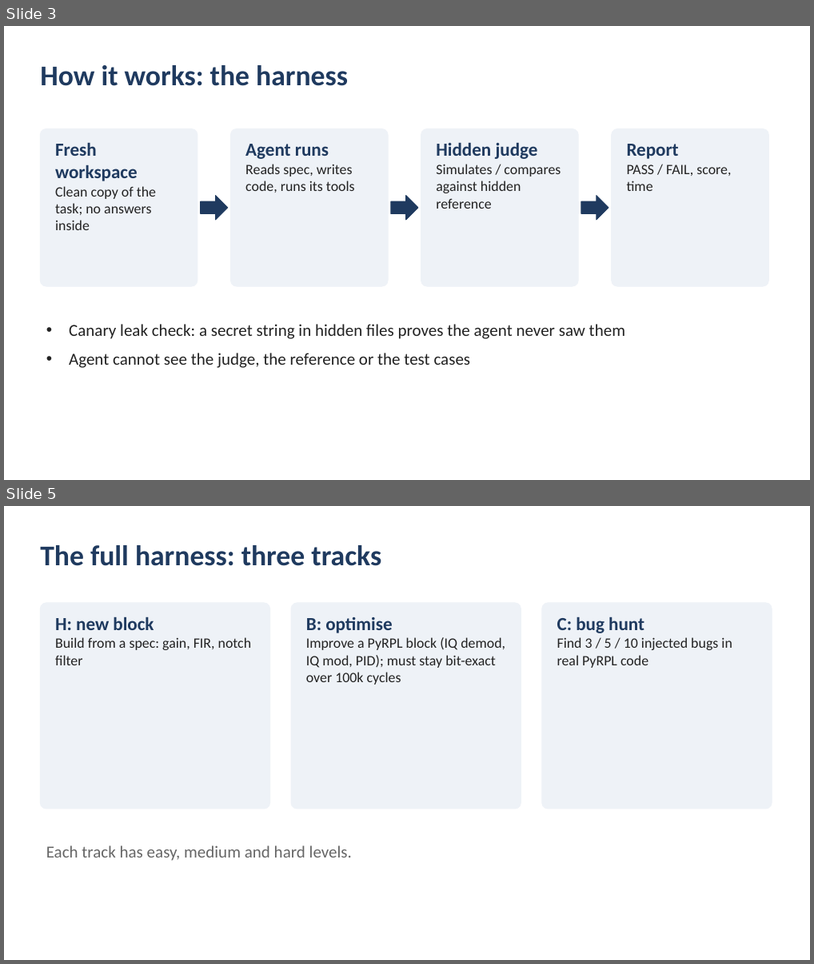
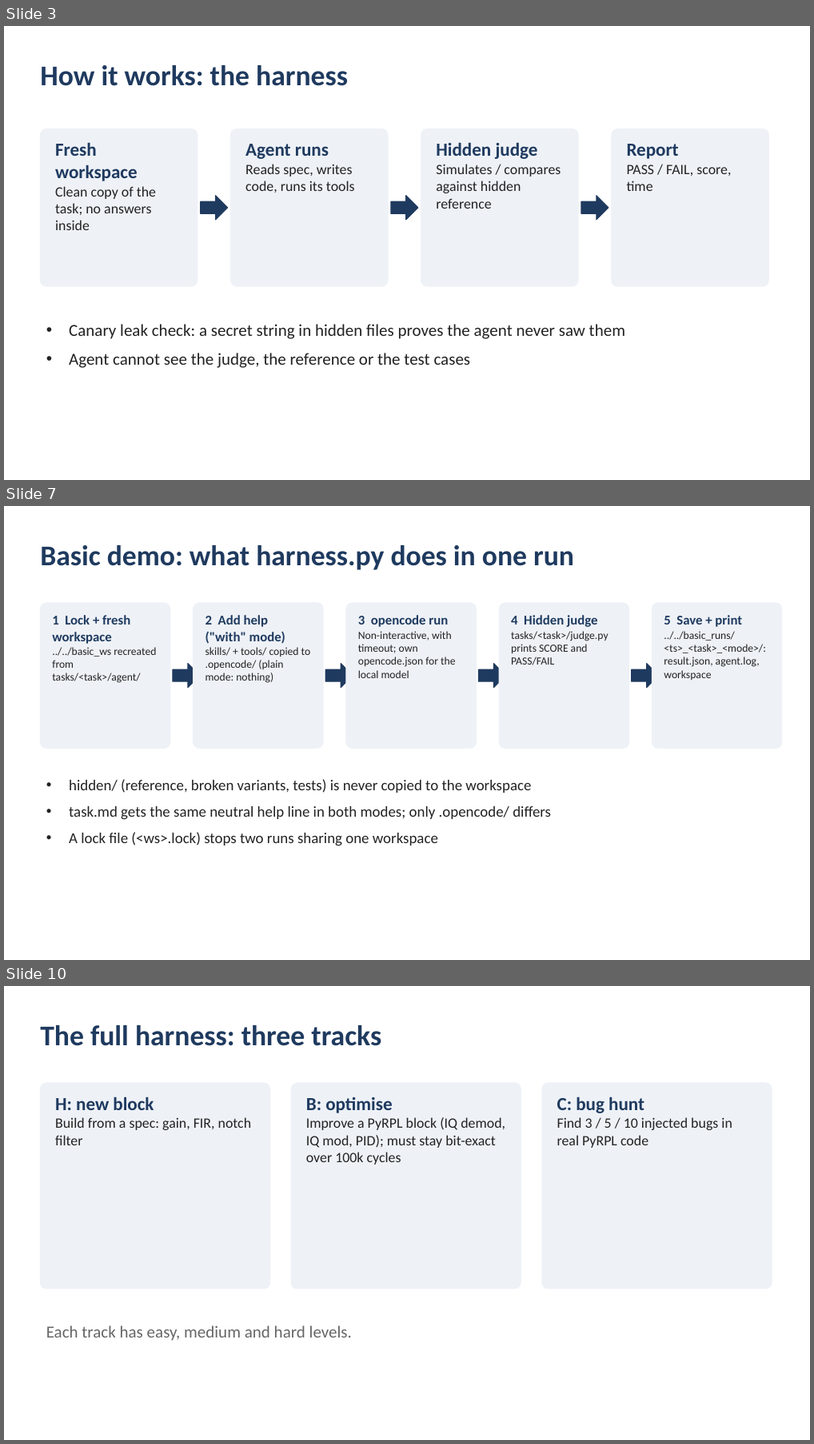
Before and after one commit to SiddharthaKR/testlocal, a slide deck: docs/AI_FPGA_demo_summary.pptx. Shown one above the other, each under a label of ours: slides 3 and 5 before the commit, slides 3, 7 and 10 after it; the slides between them are not shown. The pictures are 814x964 and 814x1444 pixels, drawn with LibreOffice and Linux fonts; fonts in the diff are those of the drawing. Boxes give left, top, right and bottom in pixels: in the first picture for what was removed or moved away, otherwise in the second. Text is boxed around its words. In the diff, an @@ line names an element or a change of style, - is before the commit and + after.

```diff
--- a/docs/AI_FPGA_demo_summary.pptx
+++ b/docs/AI_FPGA_demo_summary.pptx
@@ slide 7 added at <box>4,506,810,960</box>, background #FFFFFF @@
@@ text added at <box>40,545,574,570</box>, 34 pt, text #1F3A5F, bold @@
+Basic demo: what harness.py does in one run
@@ rounded rectangle added at <box>40,603,170,748</box>, fill #EEF2F7, outline #EEF2F7 1 pt @@
@@ text added at <box>52,615,156,683</box>, 13 pt, text #222222 @@
+1 Lock + fresh workspace
+../../basic_ws recreated from tasks/<task>/agent/
@@ rounded rectangle added at <box>194,603,323,748</box>, fill #EEF2F7, outline #EEF2F7 1 pt @@
@@ text added at <box>206,615,311,683</box>, 13 pt, text #222222 @@
+2 Add help ("with" mode)
+skills/ + tools/ copied to .opencode/ (plain mode: nothing)
@@ rounded rectangle added at <box>346,603,477,748</box>, fill #EEF2F7, outline #EEF2F7 1 pt @@
@@ text added at <box>358,615,455,678</box>, 13 pt, text #222222 @@
+3 opencode run
+Non-interactive, with timeout; own opencode.json for the local model
@@ rounded rectangle added at <box>499,603,630,748</box>, fill #EEF2F7, outline #EEF2F7 1 pt @@
@@ text added at <box>511,615,609,665</box>, 13 pt, text #222222 @@
+4 Hidden judge
+tasks/<task>/judge.py prints SCORE and PASS/FAIL
@@ rounded rectangle added at <box>653,603,782,748</box>, fill #EEF2F7, outline #EEF2F7 1 pt @@
@@ text added at <box>664,615,766,680</box>, 13 pt, text #222222 @@
+5 Save + print
+../../basic_runs/<ts>_<task>_<mode>/: result.json, agent.log, workspace
@@ right arrow added at <box>173,664,200,688</box>, fill #1F3A5F, outline #1F3A5F 1 pt @@
@@ right arrow added at <box>326,664,353,688</box>, fill #1F3A5F, outline #1F3A5F 1 pt @@
@@ right arrow added at <box>479,664,506,688</box>, fill #1F3A5F, outline #1F3A5F 1 pt @@
@@ right arrow added at <box>632,664,659,688</box>, fill #1F3A5F, outline #1F3A5F 1 pt @@
@@ text added at <box>69,779,551,846</box>, 18 pt, text #222222 @@
+• hidden/ (reference, broken variants, tests) is never copied to the workspace
+• task.md gets the same neutral help line in both modes; only .opencode/ differs
+• A lock file (<ws>.lock) stops two runs sharing one workspace
@@ what was slide 5 is now slide 10 @@
```
Also in this commit, not shown: 3 slides changed, 4 other slides added.
